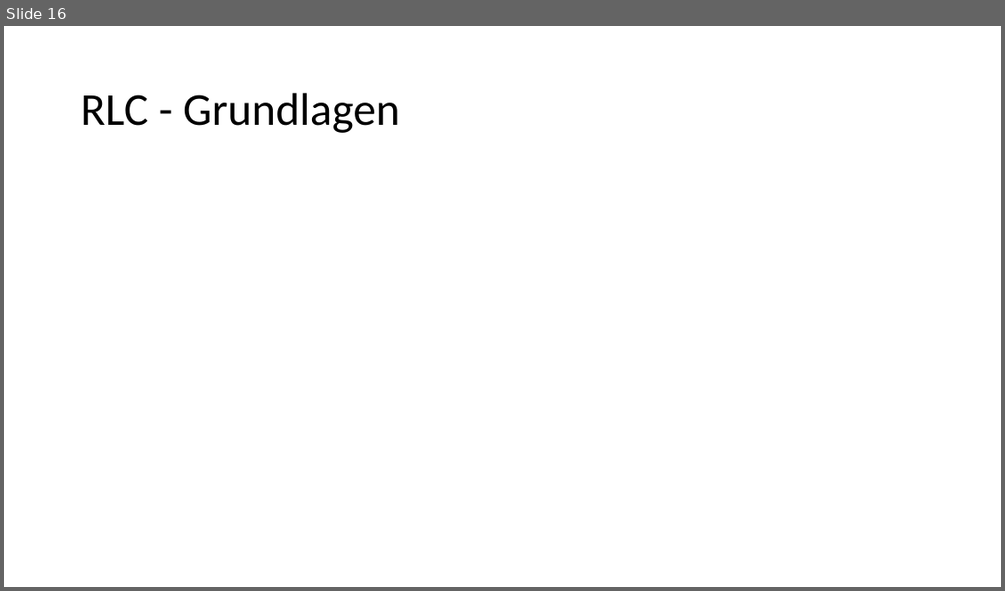
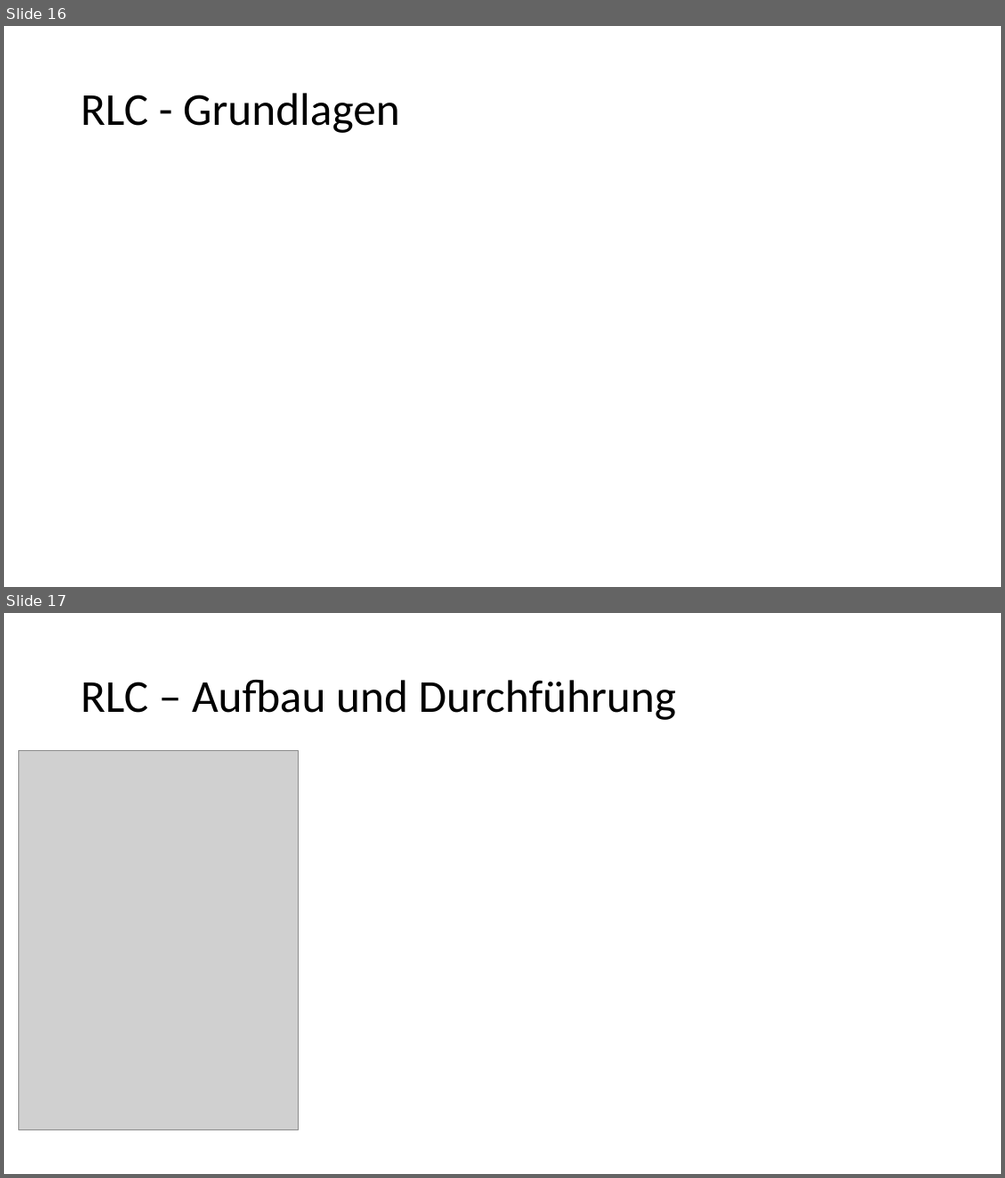
Before and after one commit to thewhitecat/grundpraktikum1, a slide deck: Elektronik/Elektronik.pptx. Shown one above the other, each under a label of ours: slide 16 before the commit, slides 16 and 17 after it. The pictures are 1005x591 and 1005x1178 pixels, drawn with LibreOffice and Linux fonts; fonts in the diff are those of the drawing; grey boxes stand for pictures. Boxes give left, top, right and bottom in pixels: in the first picture for what was removed or moved away, otherwise in the second. Text is boxed around its words. In the diff, an @@ line names an element or a change of style, - is before the commit and + after.

```diff
--- a/Elektronik/Elektronik.pptx
+++ b/Elektronik/Elektronik.pptx
@@ slide 17 added at [4,613,1001,1174], background #FFFFFF @@
@@ title added at [81,680,676,720], 44 pt, text #000000 @@
+RLC – Aufbau und Durchführung
@@ picture added at [19,751,299,1129] @@
```
Also in this commit, not shown: 1 slide changed, 1 other file.
